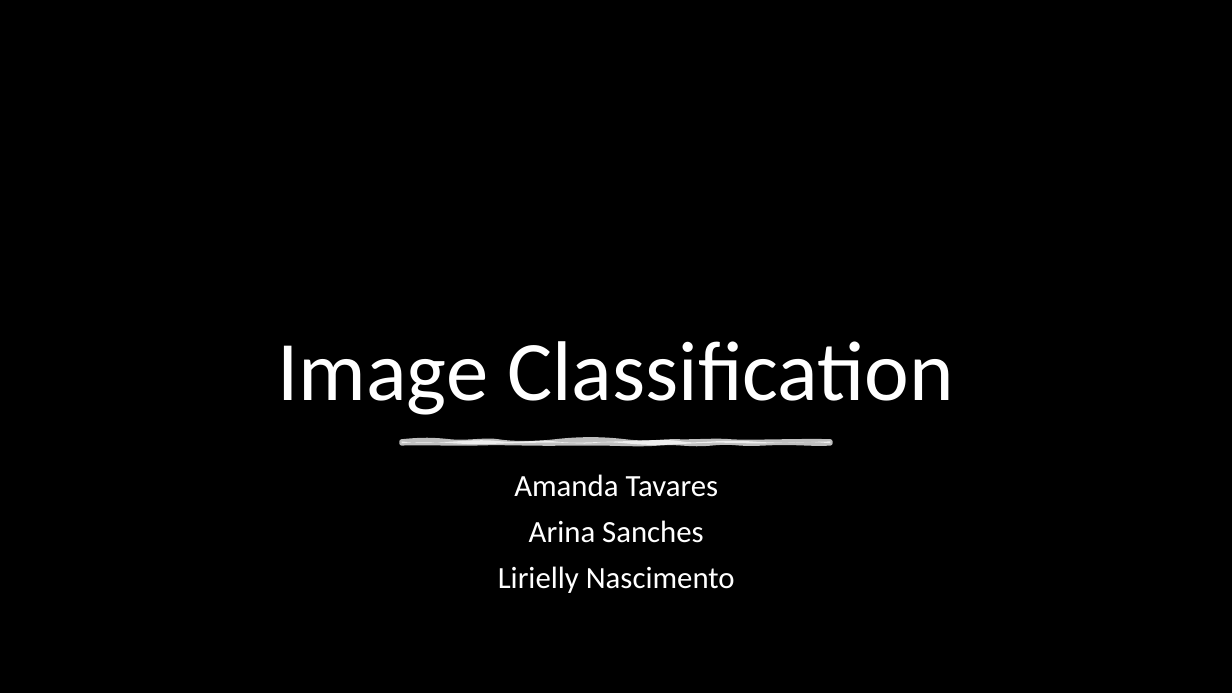
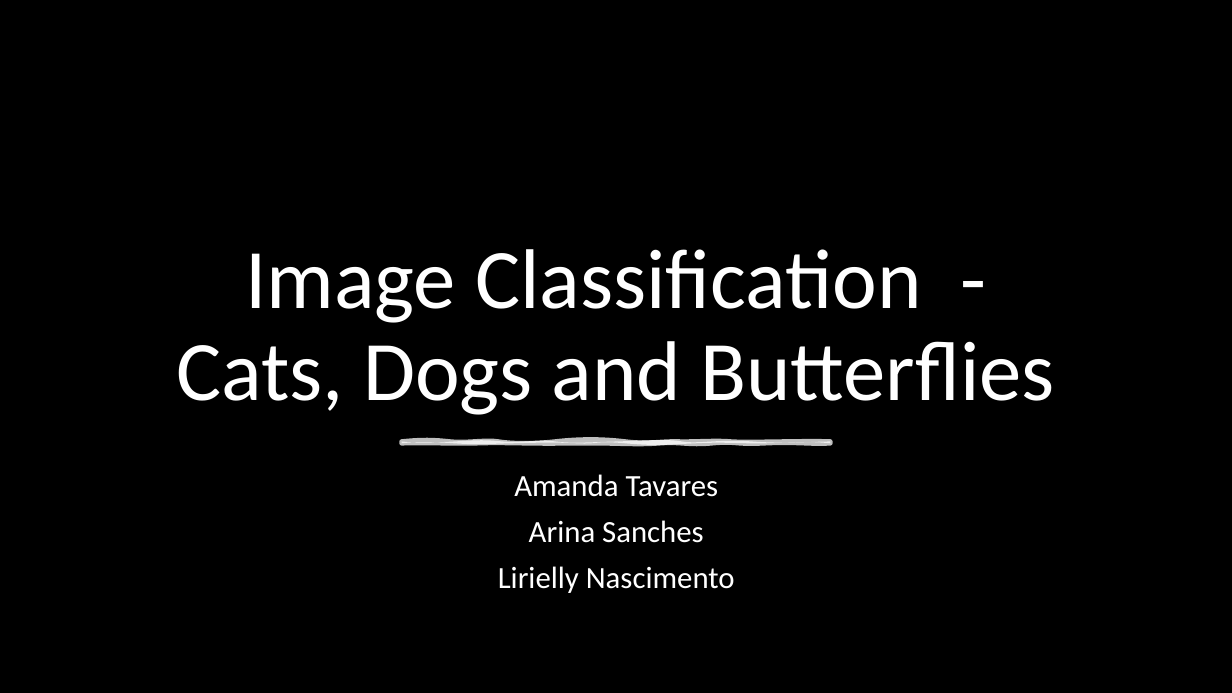
Before and after one commit to lirielly/Advanced-Topics-in-Artificial-Intelligence, a slide deck: slide 1 of TAIA - Image Classification.pptx. Drawn at 1232x693 pixels with LibreOffice and Linux fonts; fonts in the diff are those of the drawing; background and template pictures are left out. Boxes give left, top, right and bottom in pixels: in the first picture for what was removed or moved away, otherwise in the second. Text is boxed around its words. In the diff, an @@ line names an element or a change of style, - is before the commit and + after.

```diff
--- a/TAIA - Image Classification.pptx
+++ b/TAIA - Image Classification.pptx
@@ title at bbox=[177, 249, 1054, 415]: text changed @@
-Image Classification
+Image Classification - Cats, Dogs and Butterflies
```
Also in this commit, not shown: 2 other slides changed, 3 slides added, 1 slide removed, 3 other files.
